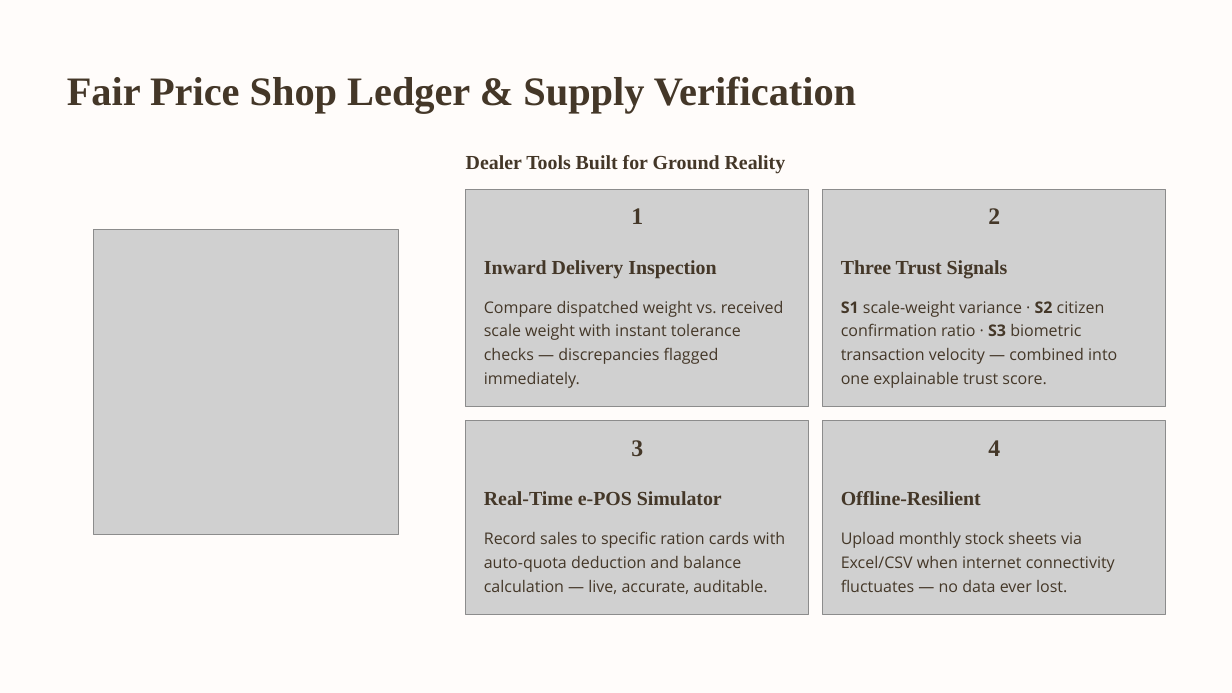
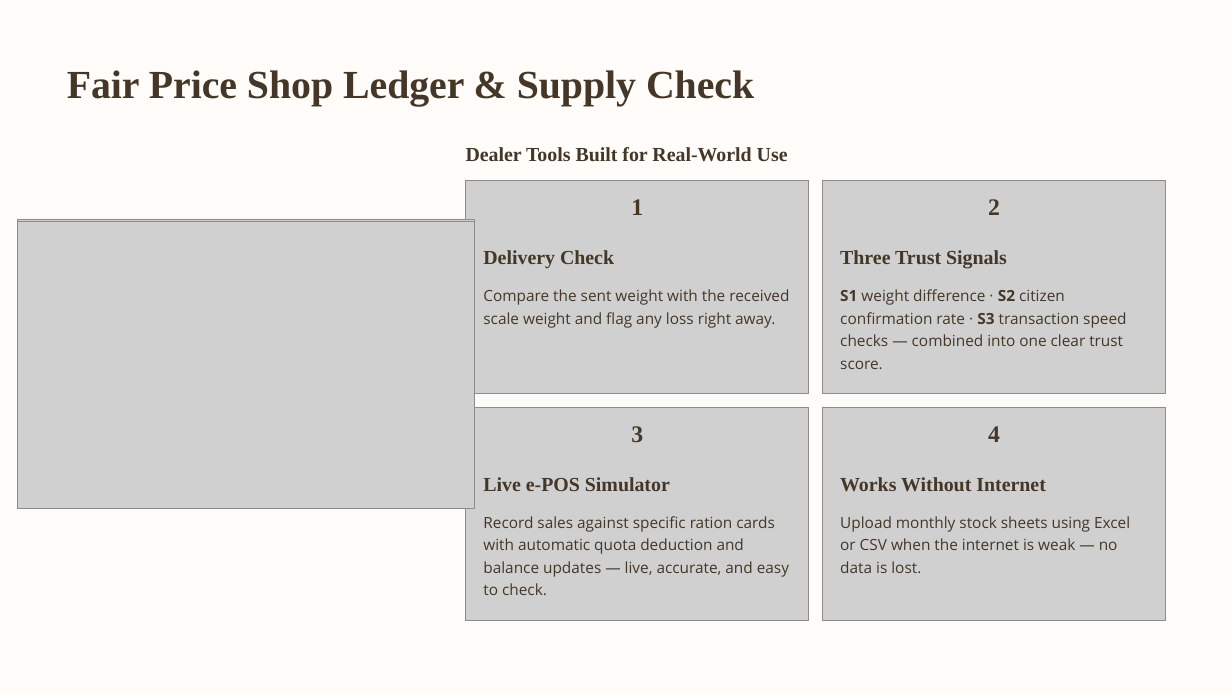
Before and after one commit to amionearth/ARIZON, a slide deck: slide 5 of AriZon-Smart-PDS.pptx. Drawn at 1232x693 pixels with LibreOffice and Linux fonts; fonts in the diff are those of the drawing; grey boxes stand for pictures; background and template pictures are left out. Boxes give left, top, right and bottom in pixels: in the first picture for what was removed or moved away, otherwise in the second. Text is boxed around its words. In the diff, an @@ line names an element or a change of style, - is before the commit and + after.

```diff
--- a/AriZon-Smart-PDS.pptx
+++ b/AriZon-Smart-PDS.pptx
@@ text at (67, 70, 754, 106): text changed; size 31.5 to 31 pt @@
-Fair Price Shop Ledger & Supply Verification
+Fair Price Shop Ledger & Supply Check
@@ text at (466, 147, 788, 162): text changed @@
-Dealer Tools Built for Ground Reality
+Dealer Tools Built for Real-World Use
@@ picture: place and size @@
-picture at (466, 189, 809, 408)
+picture at (466, 180, 810, 394)
@@ picture: place and size @@
-picture at (823, 189, 1165, 408)
+picture at (823, 180, 1166, 394)
@@ 3 texts: place and size @@
-3 texts at (631, 208, 1008, 279)
+3 texts at (631, 199, 1007, 269)
@@ picture: place and size @@
-picture at (93, 230, 398, 535)
+picture at (18, 222, 474, 509)
@@ picture added at (18, 219, 474, 506) @@
@@ text at (483, 250, 614, 268): text changed @@
-Inward Delivery Inspection
+Delivery Check
@@ text at (483, 289, 789, 328): text changed; size 12.5 to 12 pt @@
-Compare dispatched weight vs. received scale weight with instant tolerance checks — discrepancies flagged immediately.
+Compare the sent weight with the received scale weight and flag any loss right away.
@@ text at (840, 289, 1126, 369): text changed; size 12.5 to 12 pt @@
-S1 scale-weight variance · S2 citizen confirmation ratio · S3 biometric transaction velocity — combined into one explainable trust score.
+S1 weight difference · S2 citizen confirmation rate · S3 transaction speed checks — combined into one clear trust score.
@@ picture: place and size @@
-picture at (466, 421, 809, 615)
+picture at (466, 408, 810, 621)
@@ text "3": place and size @@
-text "3" at (631, 440, 643, 456)
+text "3" at (631, 426, 643, 442)
@@ picture: place and size @@
-picture at (823, 421, 1165, 615)
+picture at (823, 408, 1166, 621)
@@ text "4": place and size @@
-text "4" at (988, 440, 1000, 456)
+text "4" at (988, 426, 1000, 442)
@@ text at (483, 477, 670, 491): text changed @@
-Real-Time e-POS Simulator
+Live e-POS Simulator
@@ text at (840, 477, 1046, 492): text changed @@
-Offline-Resilient
+Works Without Internet
@@ text at (483, 516, 789, 595): text changed; size 12.5 to 12 pt @@
-Record sales to specific ration cards with auto-quota deduction and balance calculation — live, accurate, auditable.
+Record sales against specific ration cards with automatic quota deduction and balance updates — live, accurate, and easy to check.
@@ text at (840, 516, 1130, 573): text changed; size 12.5 to 12 pt @@
-Upload monthly stock sheets via Excel/CSV when internet connectivity fluctuates — no data ever lost.
+Upload monthly stock sheets using Excel or CSV when the internet is weak — no data is lost.
```
Also in this commit, not shown: 7 other slides changed.
